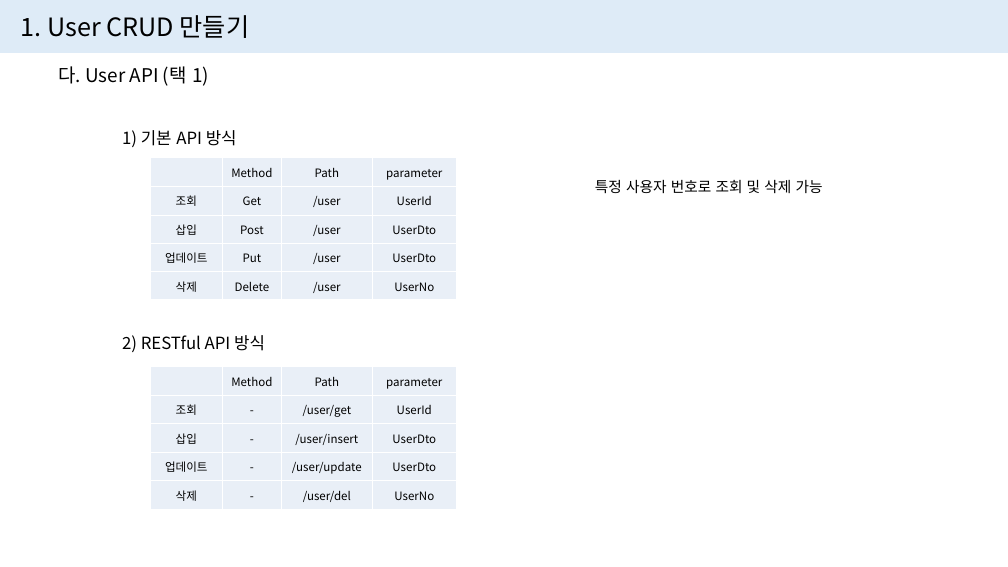
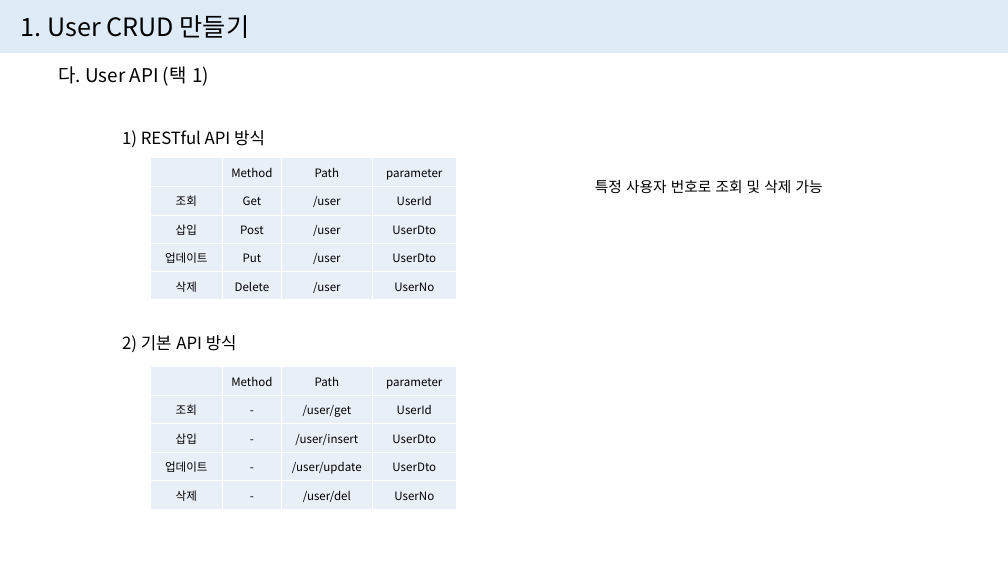
Before and after one commit to gukwanglim/base_project-spring-boot-, a slide deck: slide 4 of e62989d4ad005404.pptx. Drawn at 1008x567 pixels with LibreOffice and Linux fonts; fonts in the diff are those of the drawing. Boxes give left, top, right and bottom in pixels: in the first picture for what was removed or moved away, otherwise in the second. Text is boxed around its words. In the diff, an @@ line names an element or a change of style, - is before the commit and + after.

Commit message:
RESTful API

```diff
--- a/e62989d4ad005404.pptx
+++ b/e62989d4ad005404.pptx
@@ text at (122, 130, 265, 147): text changed @@
-1) 기본 API 방식
+1) RESTful API 방식
@@ text at (122, 335, 237, 352): text changed @@
-2) RESTful API 방식
+2) 기본 API 방식
```
Also in this commit, not shown: 48 other files.
